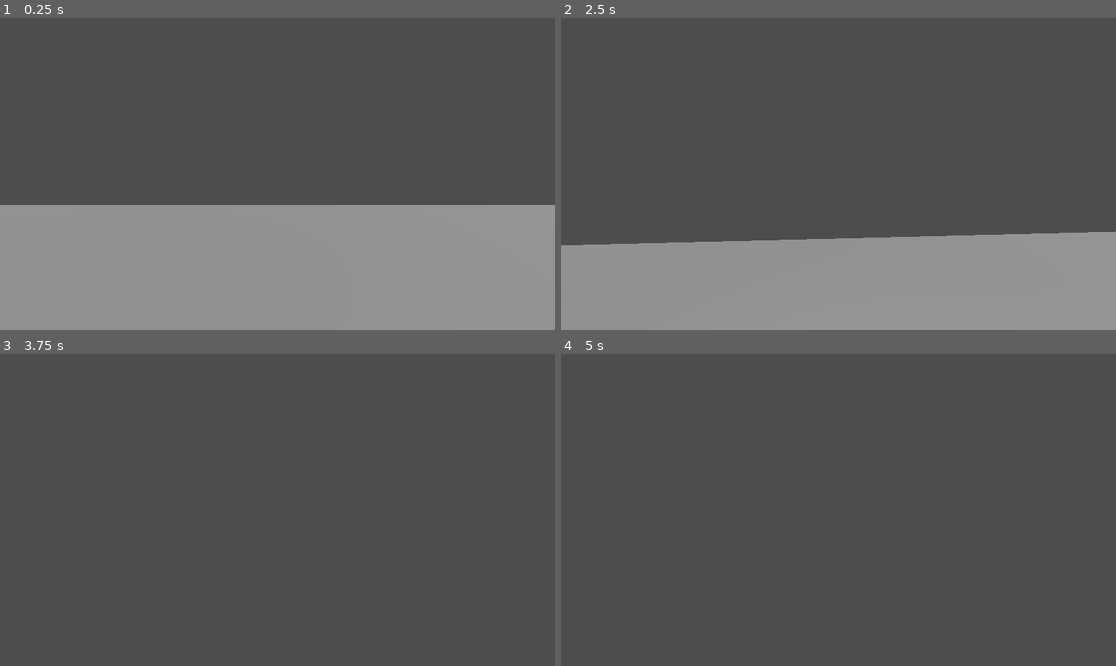
Above: before the commit, frames 1-4 (two rows, left to right).
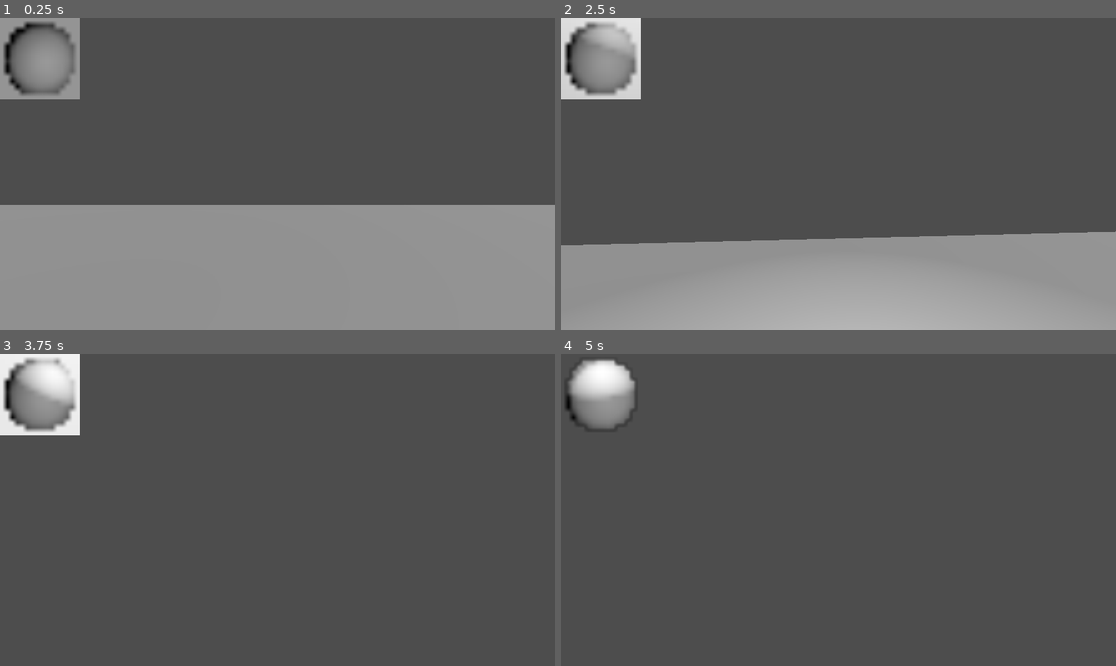
Above: after the commit, the same moments.

Repository: prakhars144/godot-horror-survival-game
Game: Godot game, scene res://Scenes/TestScene.tscn
Two runs of this game, one before a commit and one after it. Both use one fixed random seed, a clock stepped at 60 frames per second and the inputs below.
Inputs (mouse positions are in pixels of both pictures, inside the frame that each line leads up to):
- Up to frame 1 (0.25 s): no input
- Up to frame 2 (2.5 s): tap Enter (ui_accept) at 0.5, 0.77, 1.52 s; move the mouse to (866, 174) at 0.52 s; hold Ctrl (Crouch) 0.53-1.28 s; hold W (MoveForward) from 0.53 s (still down); move the mouse to (810, 174) at 1.27 s; tap Ctrl (Crouch) at 1.35 s; move the mouse to (849, 167) at 2.02 s; hold Ctrl (Crouch) from 2.03 s (still down); tap F (Flashlight) at 2.1 s
- Up to frame 3 (3.75 s): keep holding W (MoveForward); move the mouse to (271, 516) at 2.77 s; release Ctrl (Crouch) at 2.78 s; tap Ctrl (Crouch) at 2.85 s; tap Enter (ui_accept) at 3.02 s; move the mouse to (316, 513) at 3.52 s; hold Ctrl (Crouch) from 3.53 s (still down)
- Up to frame 4 (5 s): keep holding W (MoveForward); tap Enter (ui_accept) at 3.77, 4.52 s; move the mouse to (794, 506) at 4.27 s; release Ctrl (Crouch) at 4.28 s; tap F (Flashlight) at 4.35 s; tap Ctrl (Crouch) at 4.55 s

The runs differ from the first frame. In frame 1, 3.2% of the frame differs, in the area x 0-15%, y 0-27%; in frame 2, 5.8%, in the area x 0-74%, y 0-100%; in frame 3, 3.5%; in frame 4, 2.1%.

Commit message:
Add light detection mechanism for enemies

Diff:
--- a/Scenes/Character.tscn
+++ b/Scenes/Character.tscn
@@ -1,6 +1,7 @@
-[gd_scene load_steps=11 format=3 uid="uid://qkjdxasnc722"]
+[gd_scene load_steps=12 format=3 uid="uid://qkjdxasnc722"]
 
 [ext_resource type="Script" path="res://Scripts/Character.gd" id="1_olt0j"]
+[ext_resource type="PackedScene" uid="uid://bue6iv1nq2il0" path="res://Scenes/light_detect.tscn" id="2_nma7r"]
 
 [sub_resource type="CapsuleMesh" id="CapsuleMesh_x4nbg"]
 
@@ -309,6 +310,7 @@
 
 [node name="MeshInstance3D" type="MeshInstance3D" parent="."]
 transform = Transform3D(1, 0, 0, 0, 1, 0, 0, 0, 1, 0, 1.02023, 0)
+visible = false
 mesh = SubResource("CapsuleMesh_x4nbg")
 
 [node name="Camera3D" type="Camera3D" parent="."]
@@ -330,3 +332,6 @@
 [node name="CrouchedCollisionShape" type="CollisionShape3D" parent="."]
 transform = Transform3D(0.999998, 0, 3.72529e-09, 0, 1, 0, -3.72529e-09, 0, 0.999998, -0.0100955, 0.52321, 0.000240736)
 shape = SubResource("CapsuleShape3D_v1abv")
+
+[node name="Light Detect" parent="." instance=ExtResource("2_nma7r")]
+transform = Transform3D(1, 0, 1.86265e-09, 0, 1, 0, -1.86265e-09, 0, 1, 0, 0.770814, 0)
--- a/Scenes/TestScene.tscn
+++ b/Scenes/TestScene.tscn
@@ -101,6 +101,7 @@
 
 [node name="DirectionalLight3D" type="DirectionalLight3D" parent="."]
 transform = Transform3D(-0.0420209, 0.966573, 0.252924, -0.158416, -0.256391, 0.953503, 0.986478, 0, 0.163894, 0, 6.38012, 0)
+shadow_enabled = true
 
 [connection signal="timeout" from="Enemy/PatrolTimer" to="Enemy" method="_on_patrol_timer_timeout"]
 [connection signal="body_entered" from="Enemy/HearingFar" to="Enemy" method="_on_hearing_far_body_entered"]
--- /dev/null
+++ b/Scenes/light_detect.tscn
@@ -0,0 +1,31 @@
+[gd_scene load_steps=3 format=3 uid="uid://bue6iv1nq2il0"]
+
+[ext_resource type="Script" path="res://Scripts/LightDetect.gd" id="1_hhwok"]
+
+[sub_resource type="SphereMesh" id="SphereMesh_uoktb"]
+radial_segments = 13
+rings = 3
+
+[node name="Light Detect" type="Node3D"]
+script = ExtResource("1_hhwok")
+
+[node name="MeshInstance3D" type="MeshInstance3D" parent="."]
+transform = Transform3D(0.3, 0, 0, 0, 0.3, 0, 0, 0, 0.3, 0, 0, 0)
+mesh = SubResource("SphereMesh_uoktb")
+
+[node name="SubViewportContainer" type="SubViewportContainer" parent="."]
+offset_right = 166.0
+offset_bottom = 169.0
+stretch = true
+stretch_shrink = 10
+
+[node name="SubViewport" type="SubViewport" parent="SubViewportContainer"]
+transparent_bg = true
+handle_input_locally = false
+size = Vector2i(16, 16)
+render_target_update_mode = 4
+
+[node name="Camera3D" type="Camera3D" parent="SubViewportContainer/SubViewport"]
+transform = Transform3D(1, 0, 0, 0, -4.37114e-08, 1, 0, -1, -4.37114e-08, 0, 1.75508, 0)
+projection = 1
+size = 0.324058
--- a/Scripts/Character.gd
+++ b/Scripts/Character.gd
@@ -7,6 +7,7 @@
 @export var sensitivity = 3
 var crouched : bool
 var flashLightIsOut : bool
+var LightLevel : float
 
 # Get the gravity from the project settings to be synced with RigidBody nodes.
 var gravity = ProjectSettings.get_setting("physics/3d/default_gravity")
@@ -19,6 +20,8 @@
 	if not is_on_floor():
 		velocity.y -= gravity * delta
 
+	LightLevel = get_node("Light Detect").LightLevel
+	print(LightLevel)
 	# Handle Jump.
 	if Input.is_action_just_pressed("ui_accept") and is_on_floor():
 		velocity.y = JUMP_VELOCITY
@@ -29,7 +32,6 @@
 	var direction = (transform.basis * Vector3(input_dir.x, 0, input_dir.y)).normalized()
 	var speed = SPEED
 	if Input.is_action_pressed("Crouch"):
-		speed = CROUCH_SPEED
 		if !crouched:
 			$AnimationPlayer.play("Crouch")
 			crouched = true
@@ -40,6 +42,8 @@
 			if result.size() == 0:
 				$AnimationPlayer.play_backwards("Crouch")
 				crouched = false
+	if crouched:
+		speed = CROUCH_SPEED
 
 	if Input.is_action_just_pressed("Flashlight"):
 		if flashLightIsOut:
--- a/Scripts/Enemy.gd
+++ b/Scripts/Enemy.gd
@@ -7,29 +7,24 @@
 	waiting
 }
 
-var currentState : States
-var navigationAgent : NavigationAgent3D
-@export var waypoints : Array
-var waypointIndex : int
+@onready var navigationAgent := $NavigationAgent3D
+@onready var player := get_tree().get_nodes_in_group("Player")[0]
+@onready var patrolTimer := $PatrolTimer
+@onready var currentState := States.patrol
+@onready var waypoints := get_tree().get_nodes_in_group("EnemyWaypoint")
+
 @export var chaseSpeed = 300
 @export var patrolSpeed = 200
 
+var waypointIndex : int
 var playerInEarshotFar : bool
 var playerInEarshotClose : bool
 var playerInSightFar : bool
 var playerInSightClose : bool
-var player
-
-var patrolTimer : Timer
 
 # Called when the node enters the scene tree for the first time.
 func _ready():
-	currentState = States.patrol
-	navigationAgent = $NavigationAgent3D
-	player = get_tree().get_nodes_in_group("Player")[0]
-	waypoints = get_tree().get_nodes_in_group("EnemyWaypoint")
 	navigationAgent.set_target_position(waypoints[0].global_position)
-	patrolTimer = $PatrolTimer
 	pass # Replace with function body.
 
 
@@ -75,10 +70,8 @@
 func checkForPlayer():
 	var space_state = get_world_3d().direct_space_state
 	var result = space_state.intersect_ray(PhysicsRayQueryParameters3D.create($Head.global_position, player.get_node("Camera3D").global_position, 1, [self]))
-	print(result.size())
 	if result.size() > 0:
 		if(result["collider"].is_in_group("Player")):
-			print(is_in_group)
 			if(playerInEarshotClose):
 				print("playerInEarshotClose")
 				if(result["collider"].crouched == false):
@@ -90,10 +83,14 @@
 					navigationAgent.set_target_position(player.global_position)
 			if(playerInSightClose):
 				print("playerInSightClose")
-				currentState = States.chasing
+				if result["collider"].LightLevel > 0.5:
+					currentState = States.chasing
 			if(playerInSightFar):
 				print("playerInSightFar")
-				if(result["collider"].crouched == false):
+				if(result["collider"].crouched == false && result["collider"].LightLevel > 0.6):
+					currentState = States.hunting
+					navigationAgent.set_target_position(player.global_position)
+				if(result["collider"].crouched == true && result["collider"].LightLevel > 0.7):
 					currentState = States.hunting
 					navigationAgent.set_target_position(player.global_position)
 	pass
--- /dev/null
+++ b/Scripts/LightDetect.gd
@@ -0,0 +1,27 @@
+extends Node3D
+
+var LightLevel: float
+# Called when the node enters the scene tree for the first time.
+func _ready():
+	pass # Replace with function body.
+
+
+# Called every frame. 'delta' is the elapsed time since the previous frame.
+func _process(delta):
+	var meshInstance = get_node("MeshInstance3D")
+	get_node("SubViewportContainer/SubViewport/Camera3D").global_position = Vector3(meshInstance.global_position.x, meshInstance.global_position.y + 1, meshInstance.global_position.z)
+	var image : Image = get_node("SubViewportContainer/SubViewport").get_texture().get_image()
+	var floats : Array[float]
+	for y in range(0, image.get_height()):
+		for x in range(0, image.get_width()):
+			var pixel = image.get_pixel(x,y)
+			var lightvalue = (pixel.r + pixel.g + pixel.b) / 3
+			floats.append(lightvalue)
+	LightLevel = average(floats)
+	pass
+
+func average(numbers : Array) -> float:
+	var sum = 0.0
+	for n in numbers:
+		sum += n
+	return sum / numbers.size()
